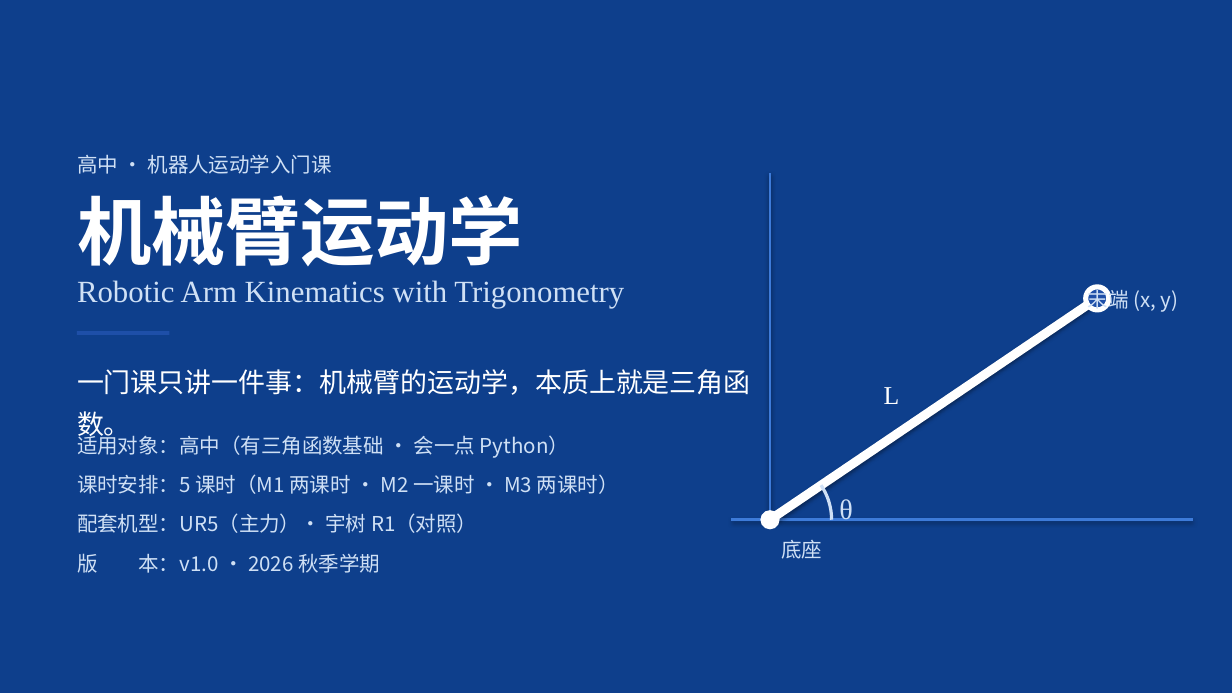
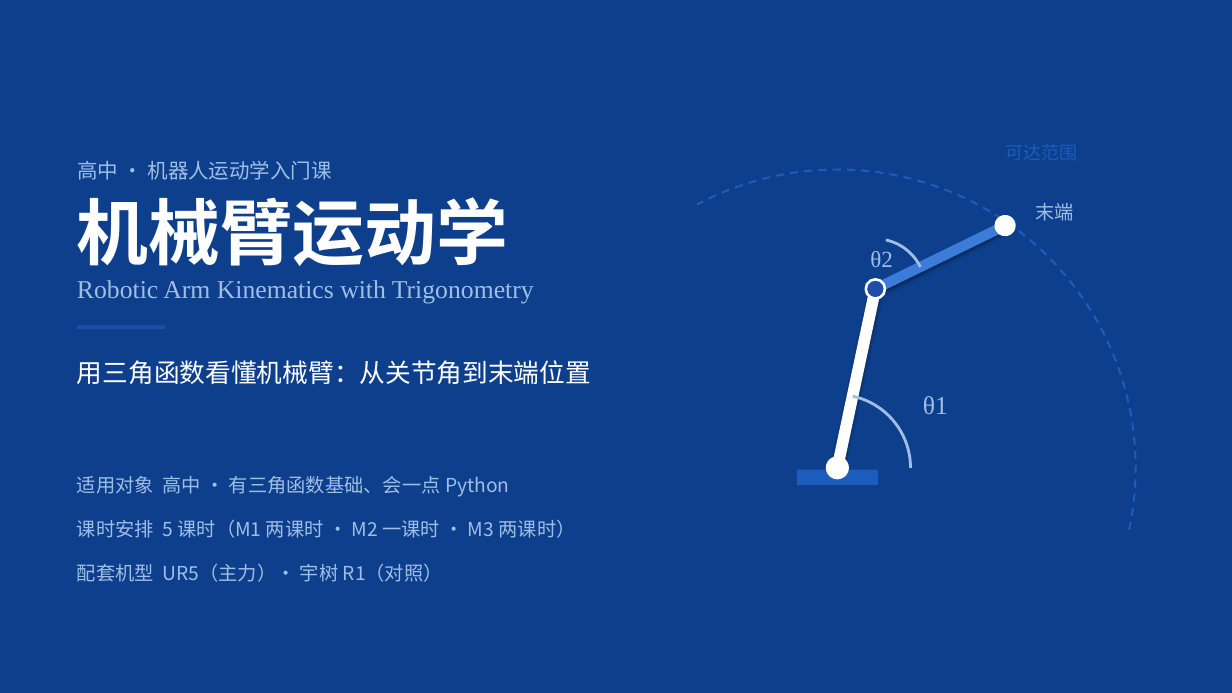
Before and after one commit to AlionFan/arm-kinematics-course, a slide deck: slide 1 of ppt/机械臂运动学-前三讲/机械臂运动学-前三讲.pptx. Drawn at 1232x693 pixels with LibreOffice and Linux fonts; fonts in the diff are those of the drawing. Boxes give left, top, right and bottom in pixels: in the first picture for what was removed or moved away, otherwise in the second. Text is boxed around its words. In the diff, an @@ line names an element or a change of style, - is before the commit and + after.

```diff
--- a/ppt/机械臂运动学-前三讲/机械臂运动学-前三讲.pptx
+++ b/ppt/机械臂运动学-前三讲/机械臂运动学-前三讲.pptx
@@ text "高中 · 机器人运动学入门课" at bbox=[77, 161, 332, 180]: text colour #CFE0F5 to #9FBEE6 @@
@@ freeform shape added at bbox=[698, 169, 1136, 530], outline #1B5CBC 1.6 pt dashed @@
@@ line removed from (770, 519) to (770, 174) @@
@@ text "机械臂运动学" at bbox=[77, 197, 508, 266]: size 58 to 56 pt @@
@@ text "末端" at bbox=[1036, 203, 1074, 221]: vertical alignment top to middle @@
@@ text at bbox=[1036, 203, 1074, 221]: text changed; size 16 to 15 pt; text colour #CFE0F5 to #9FBEE6 @@
-末端 (x, y)
+末端
@@ line added from (875, 289) to (1006, 226), #3D7BD9 8 pt @@
@@ ellipse added at bbox=[994, 215, 1016, 237], fill #FFFFFF @@
@@ text added at bbox=[870, 251, 893, 267], 18 pt, text #9FBEE6 @@
+θ2
@@ freeform shape added at bbox=[886, 240, 921, 267], outline #9FBEE6 2.2 pt @@
@@ text "Robotic Arm Kinematics with Trigonometry" at bbox=[77, 280, 534, 304]: size 24 to 20 pt, text colour #CFE0F5 to #9FBEE6 @@
@@ line removed from (770, 519) to (1098, 299) @@
@@ line added from (837, 468) to (875, 289), #FFFFFF 9 pt @@
@@ ellipse added at bbox=[866, 279, 885, 299], fill #1E4FA8, outline #FFFFFF 2 pt @@
@@ ellipse removed at bbox=[1086, 287, 1109, 310] @@
@@ rectangle: place and size @@
-rectangle at bbox=[77, 331, 169, 335]
+rectangle at bbox=[77, 325, 165, 329]
@@ text removed at bbox=[77, 369, 751, 395] @@
-一门课只讲一件事：机械臂的运动学，本质上就是三角函数。
@@ text added at bbox=[77, 360, 591, 384], 20 pt, text #FFFFFF @@
+用三角函数看懂机械臂：从关节角到末端位置
@@ text removed at bbox=[884, 387, 900, 404] @@
-L
@@ freeform shape added at bbox=[853, 396, 911, 468], outline #9FBEE6 2.2 pt @@
@@ text added at bbox=[923, 396, 948, 414], 20 pt, text #9FBEE6 @@
+θ1
@@ text at bbox=[77, 476, 576, 582]: text changed; size 16 to 15 pt; text colour #CFE0F5 to #9FBEE6 @@
-适用对象：高中（有三角函数基础 · 会一点 Python）
-课时安排：5 课时（M1 两课时 · M2 一课时 · M3 两课时）
-配套机型：UR5（主力）· 宇树 R1（对照）
-版 本：v1.0 · 2026 秋季学期
+适用对象 高中 · 有三角函数基础、会一点 Python
+课时安排 5 课时（M1 两课时 · M2 一课时 · M3 两课时）
+配套机型 UR5（主力）· 宇树 R1（对照）
@@ rectangle added at bbox=[797, 470, 878, 485], fill #1B5CBC @@
@@ ellipse: place and size @@
-ellipse at bbox=[761, 510, 780, 530]
+ellipse at bbox=[826, 457, 849, 480]
@@ freeform shape removed at bbox=[822, 485, 832, 519] @@
@@ text removed at bbox=[839, 499, 853, 521] @@
-θ
@@ line removed from (732, 519) to (1194, 519) @@
@@ text removed at bbox=[781, 540, 822, 559] @@
-底座
```
Also in this commit, not shown: 6 other slides changed, 14 slides added, 14 slides removed, 35 other files.
